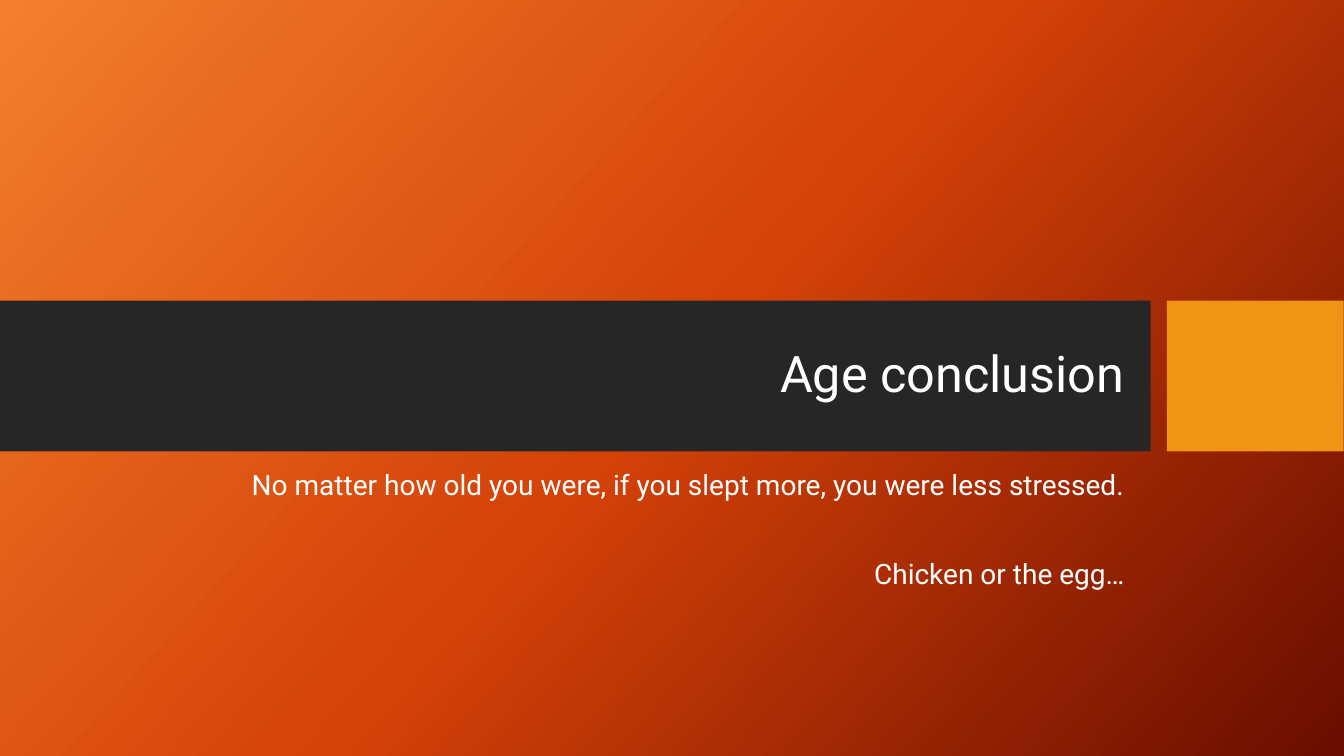
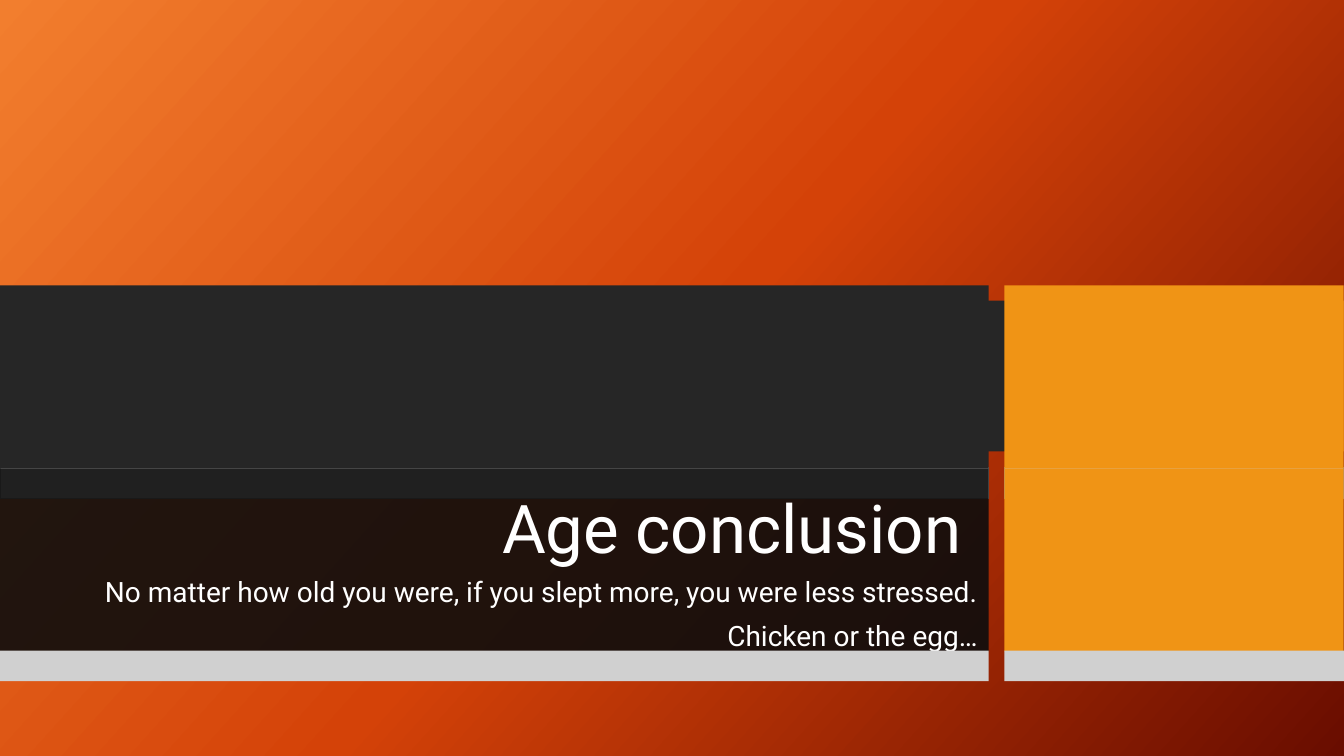
Before and after one commit to jaredsletto/Project_1, a slide deck: slide 8 of Project 1 - Sleep Project.pptx (slide 7 before the commit). Drawn at 1344x756 pixels with LibreOffice and Linux fonts; fonts in the diff are those of the drawing; grey boxes stand for pictures; background and template pictures are left out. Boxes give left, top, right and bottom in pixels: in the first picture for what was removed or moved away, otherwise in the second. Text is boxed around its words. In the diff, an @@ line names an element or a change of style, - is before the commit and + after.

```diff
--- a/Project 1 - Sleep Project.pptx
+++ b/Project 1 - Sleep Project.pptx
@@ rectangle added at [0, 285, 989, 469], fill #262626 @@
@@ rectangle added at [1004, 285, 1344, 469], fill #F09415 @@
@@ picture added at [0, 468, 989, 498] @@
@@ rectangle added at [0, 469, 989, 652], fill #0D0D0D at 90% opacity @@
@@ title "Age conclusion": place and size @@
-title "Age conclusion" at [780, 354, 1124, 403]
+title "Age conclusion" at [502, 502, 961, 567]
@@ title "Age conclusion" at [502, 502, 961, 567]: size 36 to 48 pt; vertical alignment middle to bottom @@
@@ picture added at [1004, 468, 1344, 498] @@
@@ rectangle added at [1004, 469, 1344, 652], fill #F09415 @@
@@ text "No matter how old you ..." rewrapped from [252, 473, 1124, 590] to [105, 580, 978, 654] @@
@@ picture added at [0, 650, 989, 681] @@
@@ picture added at [1004, 650, 1344, 681] @@
```
Also in this commit, not shown: 3 other slides changed, 13 slides added.
